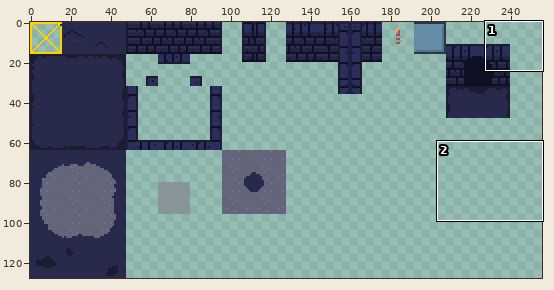
Two versions of one sprite sheet, assets/gfx/tileset.png. The picture above shows the old version from afar; the outline marks the close-up.
Close-up. Before the commit:
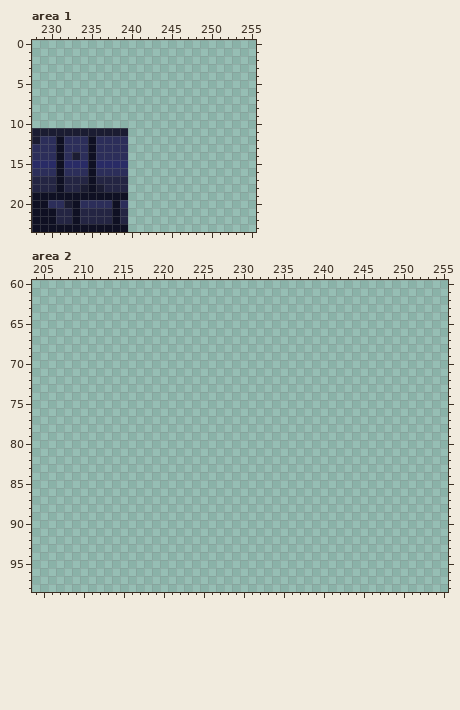
The file is 256x128 pixels. Pixels under 10% opacity are left out. Colours within 5 levels of each other are drawn and written as one. Shown: area 1: x 228..255, y 0..23; area 2: x 204..255, y 60..98. The commit also changed other parts of the picture, which this record leaves out.
And afterwards:
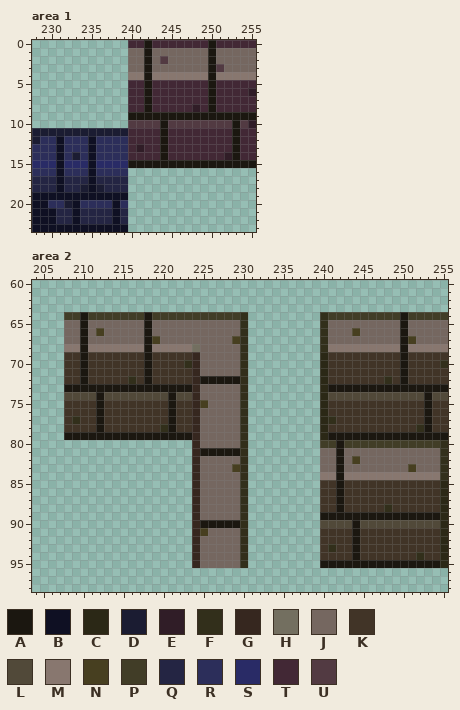
Palette (. is transparent): A #1b1710  B #0f1023  C #2b2816  D #1b1c32  E #301d27  F #322f1b  G #36271f  H #736f60  J #756760  K #413427  L #514939  M #88776f  N #473f20  P #413d27  Q #242543  R #2c2e5a  S #292b66  T #422835  U #523a42
From old to new:
Area 1:
y 0: x 240..255 ................ -> TTATTTTTTTATTTTT
y 1: x 240..255 ................ -> JJAJJJJJJJAJJJJJ
y 2: x 240..255 ................ -> JJAJUJJJJJAJJJJJ
y 3: x 240..255 ................ -> JJAJJJJJJJAUJJJJ
y 4: x 240..255 ................ -> MMAMMMMMMMAMMMMM
y 5: x 240..255 ................ -> TTATTTTTTTATTTTT
y 6: x 240..255 ................ -> TTATTTTTTTATTTTE
y 7: x 240..255 ................ -> TTATTTTTTTATTTTT
y 8: x 240..255 ................ -> TTATTTTTETATTTTT
y 9: x 240..255 ................ -> AAAAAAAAAAAAAAAA
y 10: x 240..255 ................ -> UUUUAUUUUUUUUAUE
y 11..12: x 240..255 ................ -> TTTTATTTTTTTTATT
y 13: x 240..255 ................ -> TETTATTTTTTTTATT
y 14: x 240..255 ................ -> TTTTATTTTTTTEATT
y 15: x 240..255 ................ -> AAAAAAAAAAAAAAAA
Area 2:
y 64: x 208..230 ....................... -> PPAPPPPPPPAPPPPPPPPPPPF; x 240..255 ................ -> FPPPPPPPPPAPPPPP
y 65: x 208..230 ....................... -> JJAJJJJJJJAJJJJJJJJJJJF; x 240..255 ................ -> FJJJJJJJJJAJJJJJ
y 66: x 208..230 ....................... -> JJAJNJJJJJAJJJJJJJJJJJF; x 240..255 ................ -> FJJJNJJJJJAJJJJJ
y 67: x 208..230 ....................... -> JJAJJJJJJJANJJJJJJJJJNF; x 240..255 ................ -> FJJJJJJJJJANJJJJ
y 68: x 208..230 ....................... -> MMAMMMMMMMAMMMMMHJJJJJF; x 240..255 ................ -> FMMMMMMMMMAMMMMM
y 69: x 208..230 ....................... -> KKAKKKKKKKAKKKKKGJJJJJF; x 240..255 ................ -> CKKKKKKKKKAKKKKK
y 70: x 208..230 ....................... -> KKAKKKKKKKAKKKKFGJJJJJF; x 240..255 ................ -> CKKKKKKKKKAKKKKF
y 71: x 208..230 ....................... -> KKAKKKKKKKAKKKKKGJJJJJF; x 240..255 ................ -> CKKKKKKKKKAKKKKK
y 72: x 208..230 ....................... -> KKAKKKKKFKAKKKKKGAAAAAF; x 240..255 ................ -> CKKKKKKKFKAKKKKK
y 73: x 208..230 ....................... -> AAAAAAAAAAAAAAAAGJJJJJF; x 240..255 ................ -> CAAAAAAAAAAAAAAA
y 74: x 208..230 ....................... -> LLLLALLLLLLLLALLGJJJJJF; x 240..255 ................ -> CLLLLLLLLLLLLALL
y 75: x 208..230 ....................... -> KKKKAKKKKKKKKAKKGNJJJJF; x 240..255 ................ -> CKKKKKKKKKKKKAKK
y 76: x 208..230 ....................... -> KKKKAKKKKKKKKAKKGJJJJJF; x 240..255 ................ -> CKKKKKKKKKKKKAKK
y 77: x 208..230 ....................... -> KFKKAKKKKKKKKAKKGJJJJJF; x 240..255 ................ -> CFKKKKKKKKKKKAKK
y 78: x 208..230 ....................... -> KKKKAKKKKKKKFAKKGJJJJJF; x 240..255 ................ -> CKKKKKKKKKKKFAKK
y 79: x 208..230 ....................... -> AAAAAAAAAAAAAAAAGJJJJJF; x 240..255 ................ -> CAAAAAAAAAAAAAAA
y 80: x 224..230 ....... -> GJJJJJF; x 240..255 ................ -> PPAPPPPPPPPPPPPF
y 81: x 224..230 ....... -> GAAAAAF; x 240..255 ................ -> JJAJJJJJJJJJJJJF
y 82: x 224..230 ....... -> GJJJJJF; x 240..255 ................ -> JJAJNJJJJJJJJJJF
y 83: x 224..230 ....... -> GJJJJNF; x 240..255 ................ -> JJAJJJJJJJJNJJJF
y 84: x 224..230 ....... -> GJJJJJF; x 240..255 ................ -> MMAMMMMMMMMMMMMF
y 85..87: x 224..230 ....... -> GJJJJJF; x 240..255 ................ -> KKAKKKKKKKKKKKKC
y 88: x 224..230 ....... -> GJJJJJF; x 240..255 ................ -> KKAKKKKKFKKKKKKC
y 89: x 224..230 ....... -> GJJJJJF; x 240..255 ................ -> AAAAAAAAAAAAAAAC
y 90: x 224..230 ....... -> GAAAAAF; x 240..255 ................ -> LLLLALLLLLLLLLLC
y 91: x 224..230 ....... -> GNJJJJF; x 240..255 ................ -> KKKKAKKKKKKKKKKC
y 92: x 224..230 ....... -> GJJJJJF; x 240..255 ................ -> KKKKAKKKKKKKKKKC
y 93: x 224..230 ....... -> GJJJJJF; x 240..255 ................ -> KFKKAKKKKKKKKKKC
y 94: x 224..230 ....... -> GJJJJJF; x 240..255 ................ -> KKKKAKKKKKKKFKKC
y 95: x 224..230 ....... -> GJJJJJF; x 240..255 ................ -> AAAAAAAAAAAAAAAC
Where, in picture pixels (left, top, right, bottom), the same in both close-ups:
added: (128, 40, 256, 168)
added: (64, 312, 248, 568)
added: (320, 312, 448, 568)
